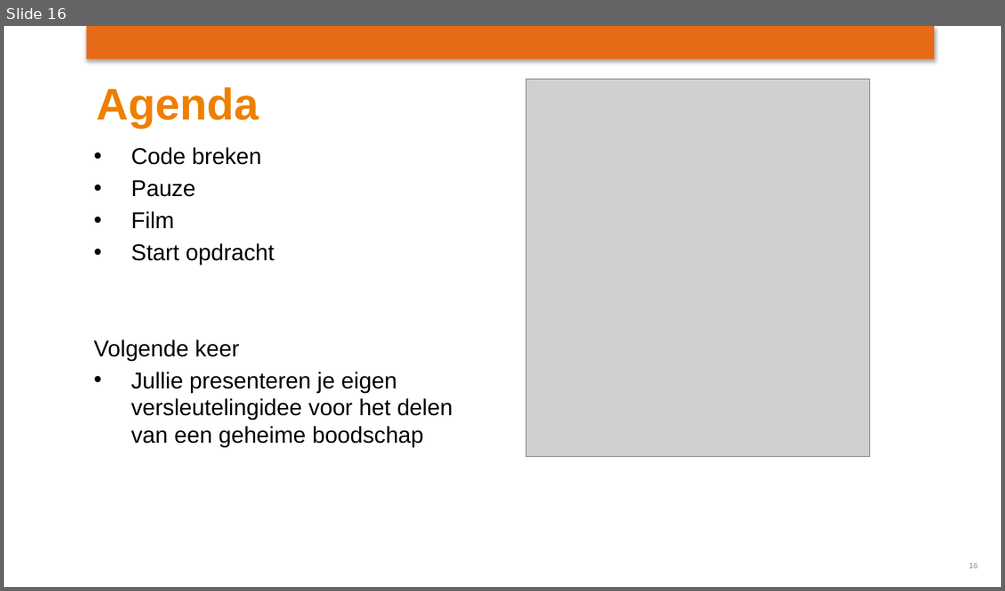
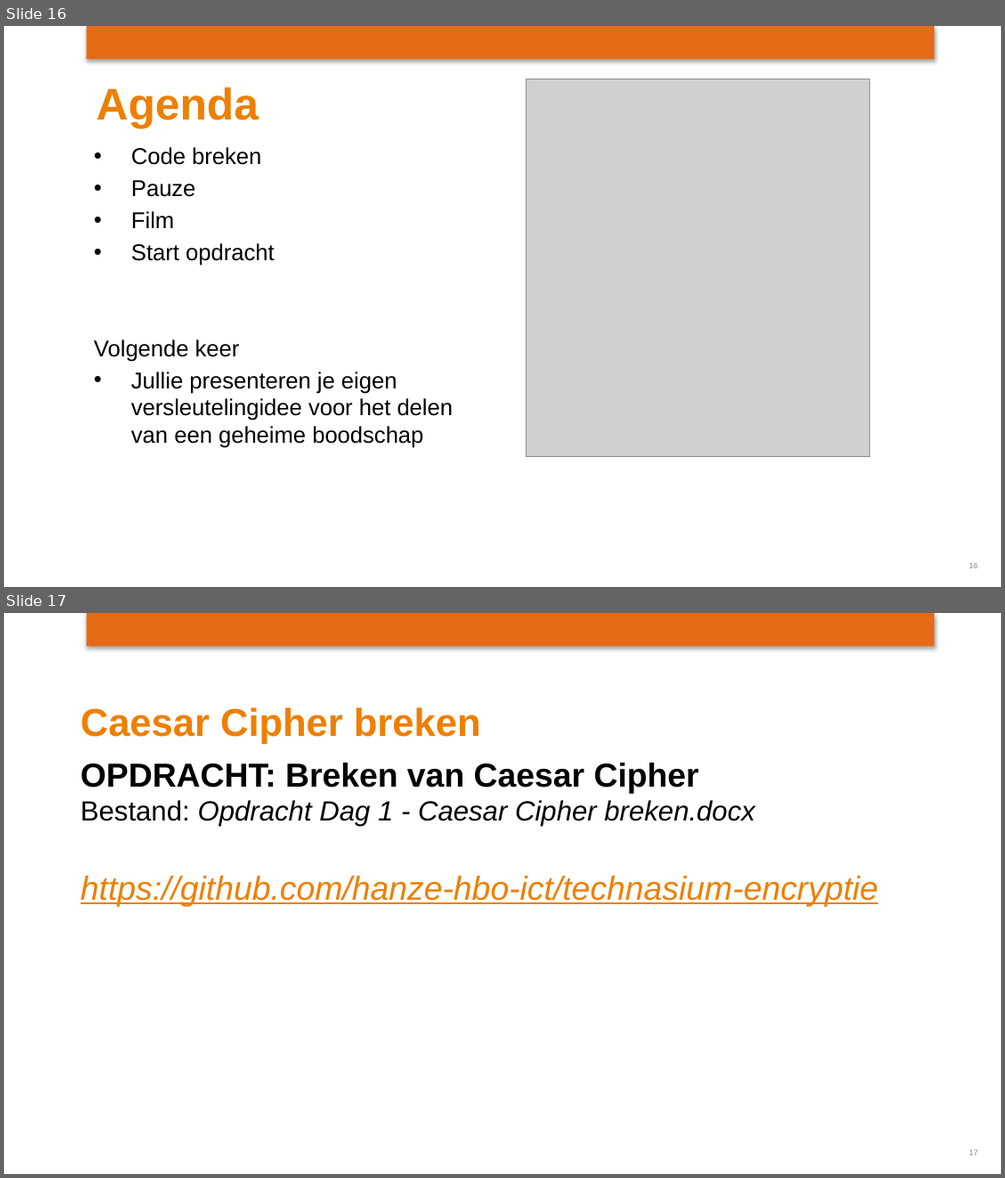
Before and after one commit to hanze-hbo-ict/technasium-encryptie, a slide deck: Presentatie Dag 1 - Introductie en Ceasar Cipher.pptx. Shown one above the other, each under a label of ours: slide 16 before the commit, slides 16 and 17 after it. The pictures are 1005x591 and 1005x1178 pixels, drawn with LibreOffice and Linux fonts; fonts in the diff are those of the drawing; grey boxes stand for pictures; background and template pictures are left out. Boxes give left, top, right and bottom in pixels: in the first picture for what was removed or moved away, otherwise in the second. Text is boxed around its words. In the diff, an @@ line names an element or a change of style, - is before the commit and + after.

Commit message:
Caesar Cipher Opdracht toegevoegd en meegenomen in PowerPoint

```diff
--- a/Presentatie Dag 1 - Introductie en Ceasar Cipher.pptx
+++ b/Presentatie Dag 1 - Introductie en Ceasar Cipher.pptx
@@ slide 17 added at <box>4,613,1001,1174</box>, background #FFFFFF; not listed: 1 template element that a slide beside it also shows @@
@@ text added at <box>81,707,481,744</box>, 28 pt, text #EE7F00, bold @@
+Caesar Cipher breken
@@ text added at <box>81,763,878,907</box>, 24 pt, text #000000, italic @@
+OPDRACHT: Breken van Caesar Cipher
+Bestand: Opdracht Dag 1 - Caesar Cipher breken.docx
+https://github.com/hanze-hbo-ict/technasium-encryptie
@@ page number added at <box>969,1150,978,1155</box>, 10 pt, text #898989 @@
+17
```
Also in this commit, not shown: 1 slide removed, 1 other file.
